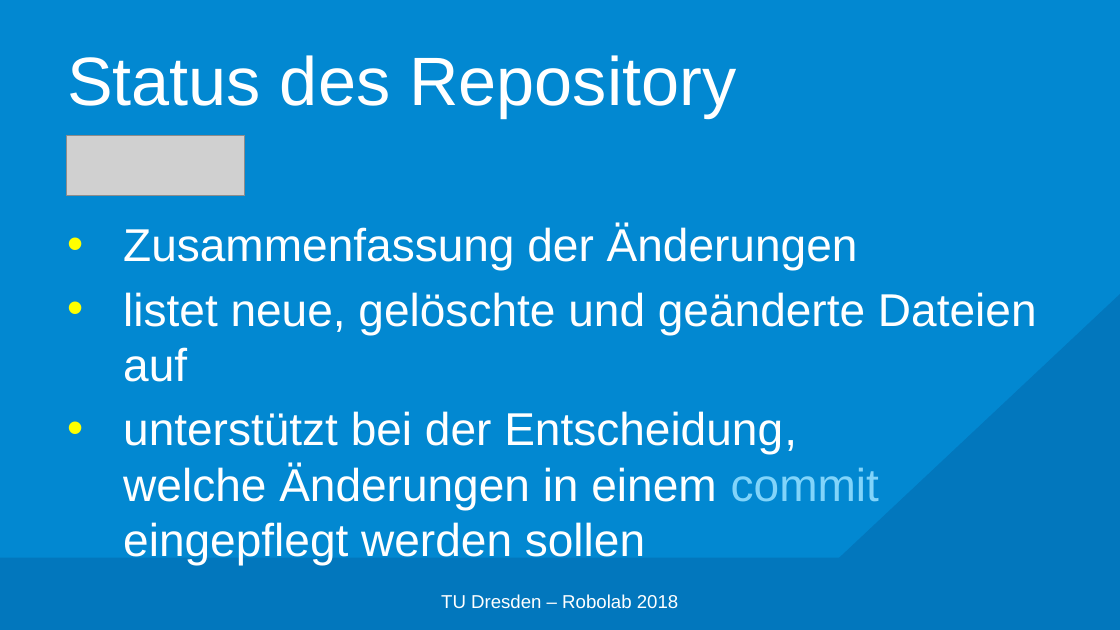
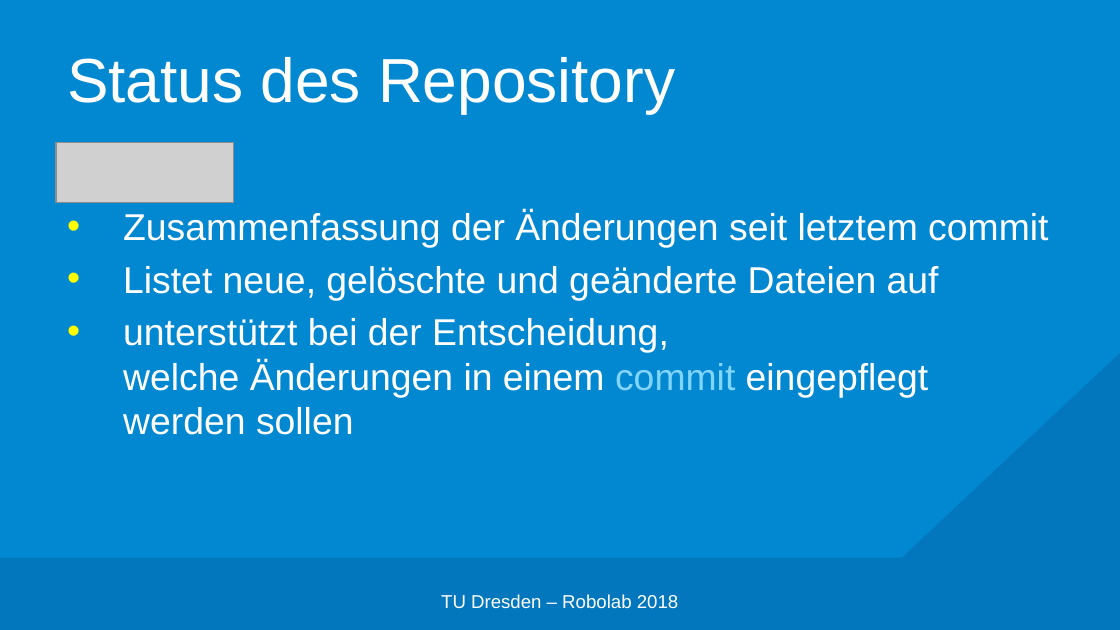
Before and after one commit to edisontrent1337/gitslides, a slide deck: slide 13 of Git.pptx. Drawn at 1120x630 pixels with LibreOffice and Linux fonts; fonts in the diff are those of the drawing; grey boxes stand for pictures; background and template pictures are left out. Boxes give left, top, right and bottom in pixels: in the first picture for what was removed or moved away, otherwise in the second. Text is boxed around its words. In the diff, an @@ line names an element or a change of style, - is before the commit and + after.

```diff
--- a/Git.pptx
+++ b/Git.pptx
@@ title "Status des Repository" at <box>67,57,675,113</box>: size 44 to 40 pt @@
@@ right triangle: place and size @@
-right triangle at <box>405,0,1120,630</box>
+right triangle at <box>468,0,1120,630</box>
@@ picture: place and size @@
-picture at <box>67,136,245,196</box>
+picture at <box>56,142,234,203</box>
@@ text at <box>123,211,1048,300</box>: text changed; size 29.6 to 24 pt @@
-• Zusammenfassung der Änderungen
-• listet neue, gelöschte und geänderte Dateien auf
+• Zusammenfassung der Änderungen seit letztem commit
+• Listet neue, gelöschte und geänderte Dateien auf
@@ text at <box>123,318,929,435</box>: size 29.6 to 24 pt in "unterstützt bei der Entscheidung, welche Änderungen in ..."; less space between paragraphs @@
```
Also in this commit, not shown: 18 other slides changed, 5 slides added.
